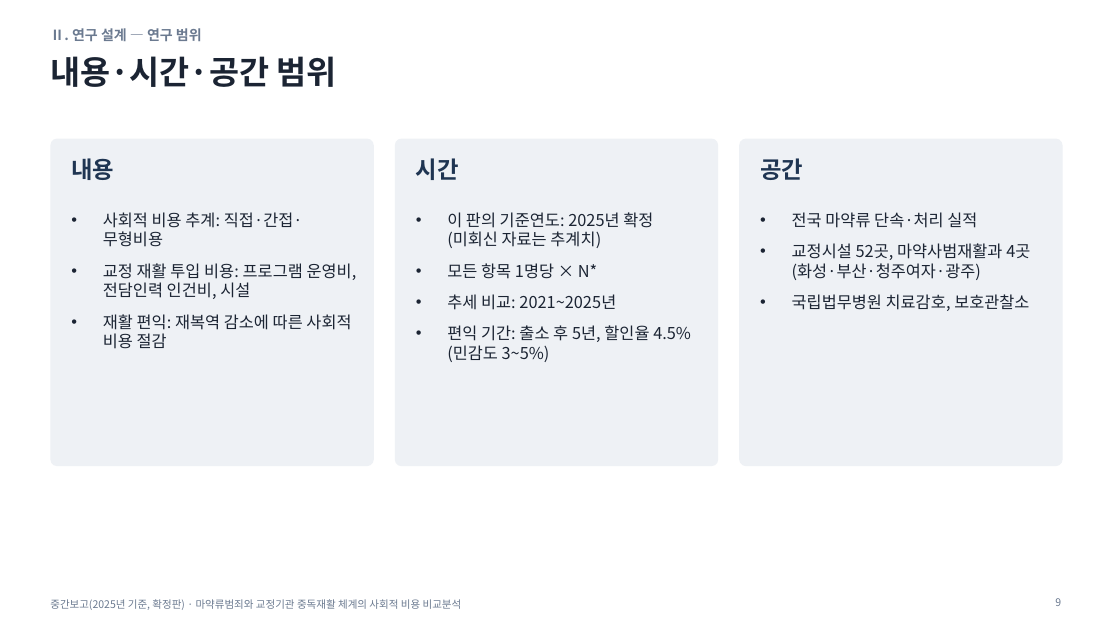
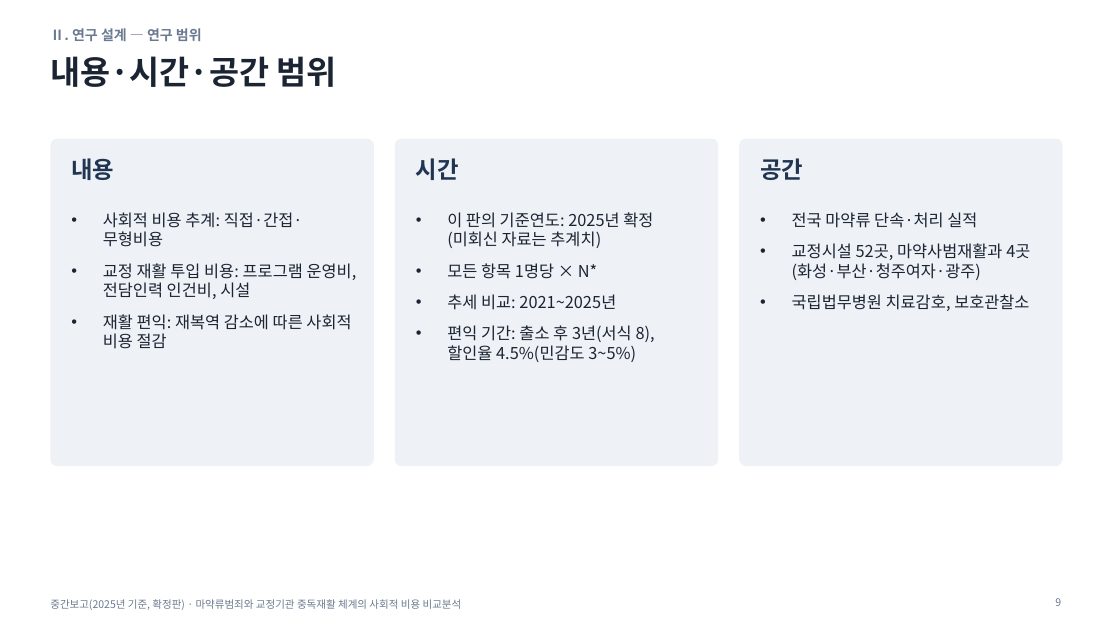
Before and after one commit to adminmrobo/drug-crime-social-cost, a slide deck: slide 9 of deliverables/2026-11-16_확정판/중간보고_마약류사회적비용_2025기준_확정판.pptx. Drawn at 1120x630 pixels with LibreOffice and Linux fonts; fonts in the diff are those of the drawing. Boxes give left, top, right and bottom in pixels: in the first picture for what was removed or moved away, otherwise in the second. Text is boxed around its words. In the diff, an @@ line names an element or a change of style, - is before the commit and + after.

Commit message:
확정판 재검토: 편익 기간 3년, 판정 지표 민감도, 조기사망 할인율 표기

```diff
--- a/deliverables/2026-11-16_확정판/중간보고_마약류사회적비용_2025기준_확정판.pptx
+++ b/deliverables/2026-11-16_확정판/중간보고_마약류사회적비용_2025기준_확정판.pptx
@@ text at bbox=[447, 325, 655, 362]: text changed @@
-• 편익 기간: 출소 후 5년, 할인율 4.5%(민감도 3~5%)
+• 편익 기간: 출소 후 3년(서식 8), 할인율 4.5%(민감도 3~5%)
```
Also in this commit, not shown: 2 other slides changed, 7 other files.
